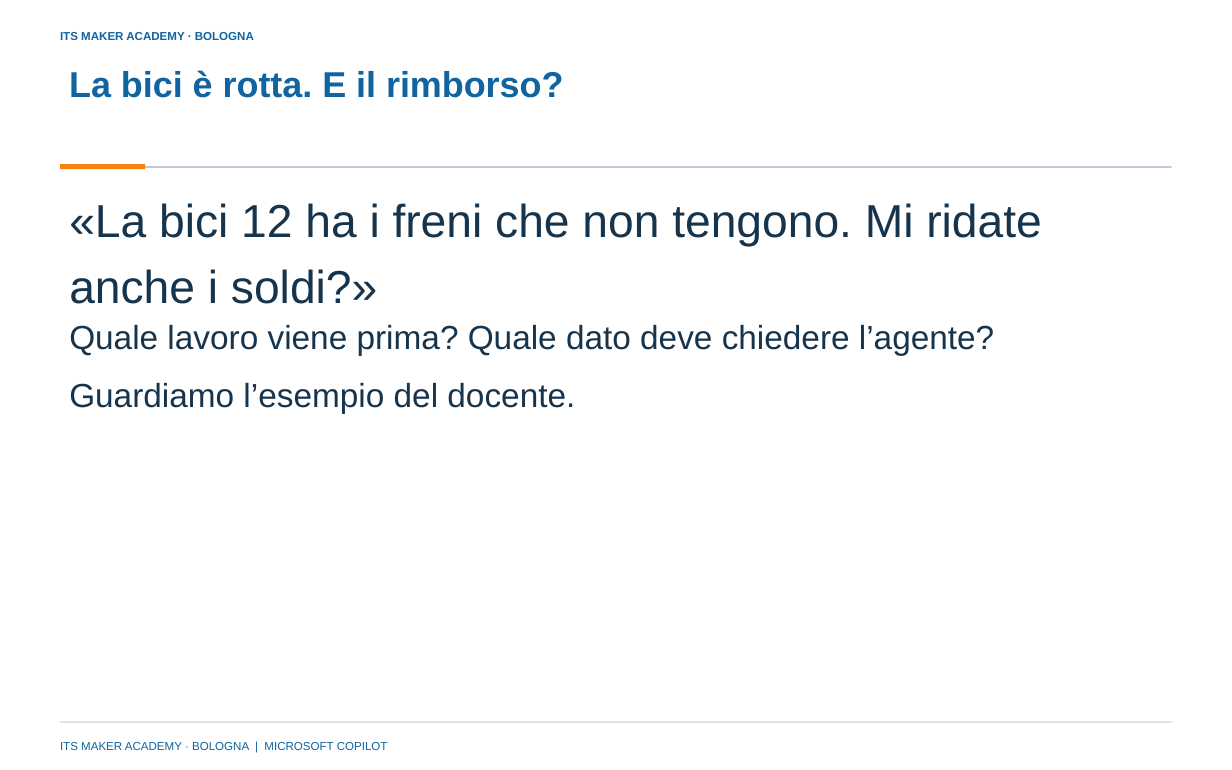
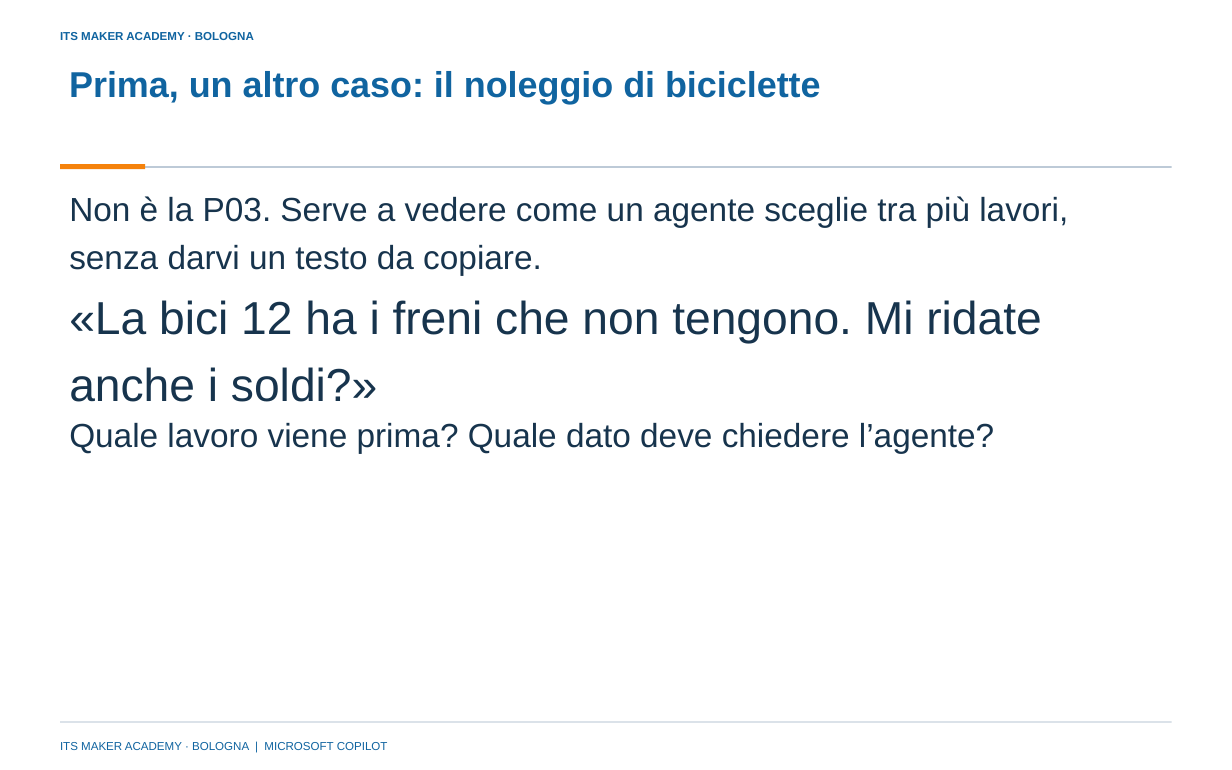
Before and after one commit to franzo9393/ITSCorso_UnslothStudio-Git, a slide deck: slide 12 of lezione 4 - reti neurali e agenti con orchestrazione/Lezione4_Reti_neurali_e_agenti_con_orchestrazione_ITS_MAKER.pptx. Drawn at 1232x770 pixels with LibreOffice and Linux fonts; fonts in the diff are those of the drawing; background and template pictures are left out. Boxes give left, top, right and bottom in pixels: in the first picture for what was removed or moved away, otherwise in the second. Text is boxed around its words. In the diff, an @@ line names an element or a change of style, - is before the commit and + after.

Commit message:
Lezione 4: spiegato il passaggio dalla pressa alle biciclette e il ritorno

```diff
--- a/lezione 4 - reti neurali e agenti con orchestrazione/Lezione4_Reti_neurali_e_agenti_con_orchestrazione_ITS_MAKER.pptx
+++ b/lezione 4 - reti neurali e agenti con orchestrazione/Lezione4_Reti_neurali_e_agenti_con_orchestrazione_ITS_MAKER.pptx
@@ title at (69, 71, 821, 104): text changed @@
-La bici è rotta. E il rimborso?
+Prima, un altro caso: il noleggio di biciclette
@@ text added at (69, 196, 1068, 275), 26 pt, text #17344D @@
+Non è la P03. Serve a vedere come un agente sceglie tra più lavori, senza darvi un testo da copiare.
@@ text "«La bici 12 ha i ...": place and size @@
-text "«La bici 12 ha i ..." at (69, 203, 1041, 304)
+text "«La bici 12 ha i ..." at (69, 300, 1041, 402)
@@ text removed at (69, 382, 575, 413) @@
-Guardiamo l’esempio del docente.
@@ text "Quale lavoro viene prima? Quale ...": place and size @@
-text "Quale lavoro viene prima? Quale ..." at (69, 324, 994, 356)
+text "Quale lavoro viene prima? Quale ..." at (69, 422, 994, 453)
```
Also in this commit, not shown: 1 other slide changed, 8 other files.
